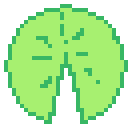
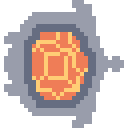
Two versions of the same layered image (128x128). Layer-by-layer changes:
added layer "turtle_sink_00 copy" above "turtle_sink_00" over (4, 0, 124, 128)
hid "Eingefügte Ebene #1" over (4, 4, 128, 124)
